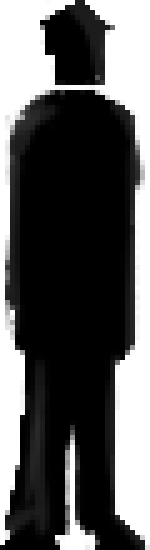
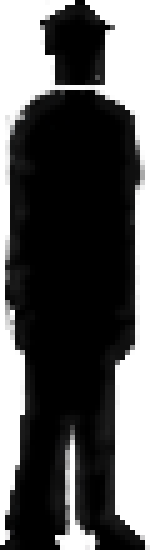
Layers edited between the first and the second w=150, h=550 image:
"high": opacity 22% → 20%, blend normal → screen, painted on it over (0, 0, 150, 550)
